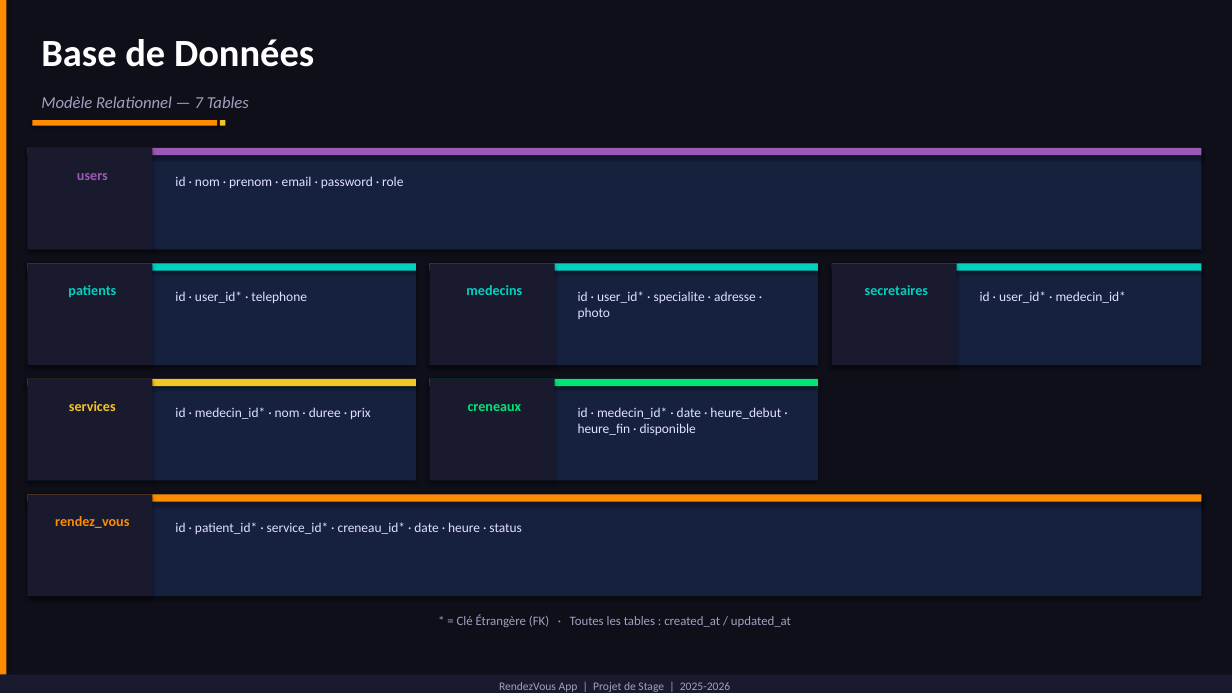
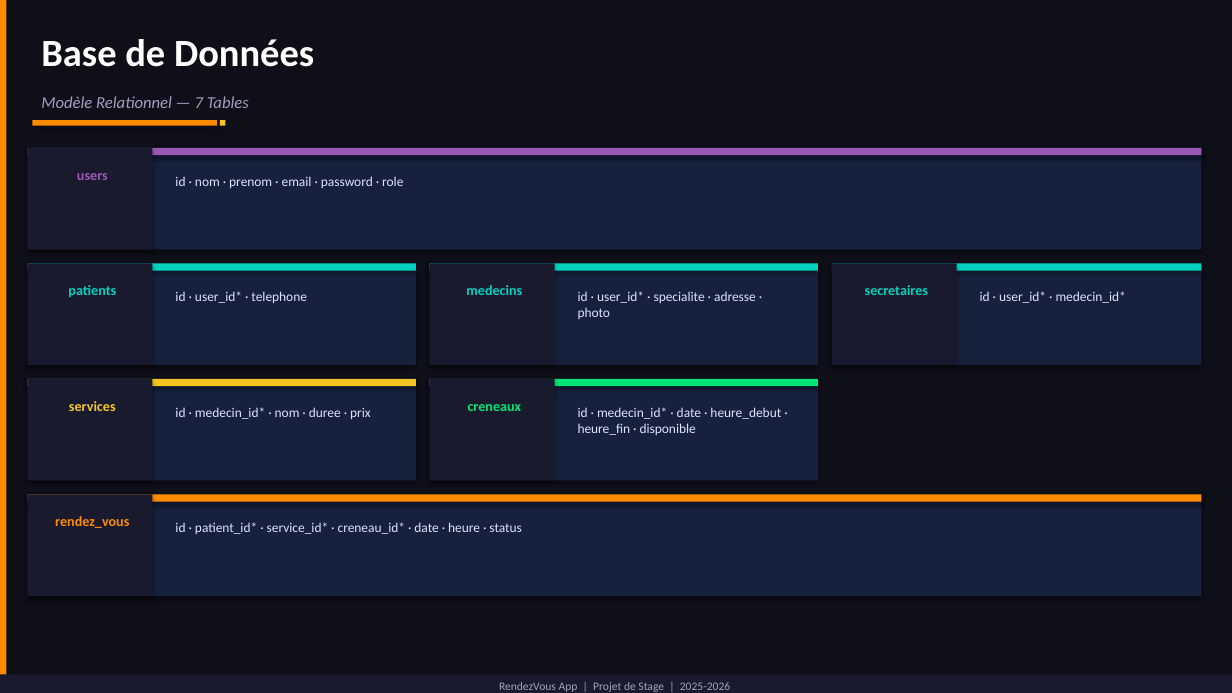
Before and after one commit to Milad-css/Rendezvous_medecin, a slide deck: slide 8 of Project/RendezVousApp_Presentation_Stage.pptx. Drawn at 1232x693 pixels with LibreOffice and Linux fonts; fonts in the diff are those of the drawing. Boxes give left, top, right and bottom in pixels: in the first picture for what was removed or moved away, otherwise in the second. Text is boxed around its words. In the diff, an @@ line names an element or a change of style, - is before the commit and + after.

```diff
--- a/Project/RendezVousApp_Presentation_Stage.pptx
+++ b/Project/RendezVousApp_Presentation_Stage.pptx
@@ text removed at <box>457,614,791,627</box> @@
-* = Clé Étrangère (FK) · Toutes les tables : created_at / updated_at
```
Also in this commit, not shown: 1 other slide changed, 1 slide removed, 15 other files.
